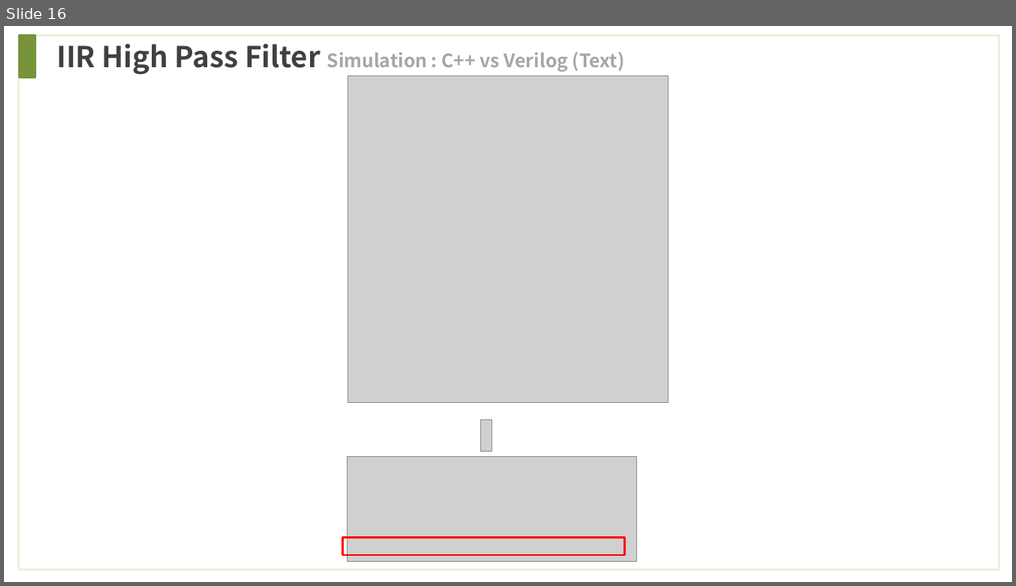
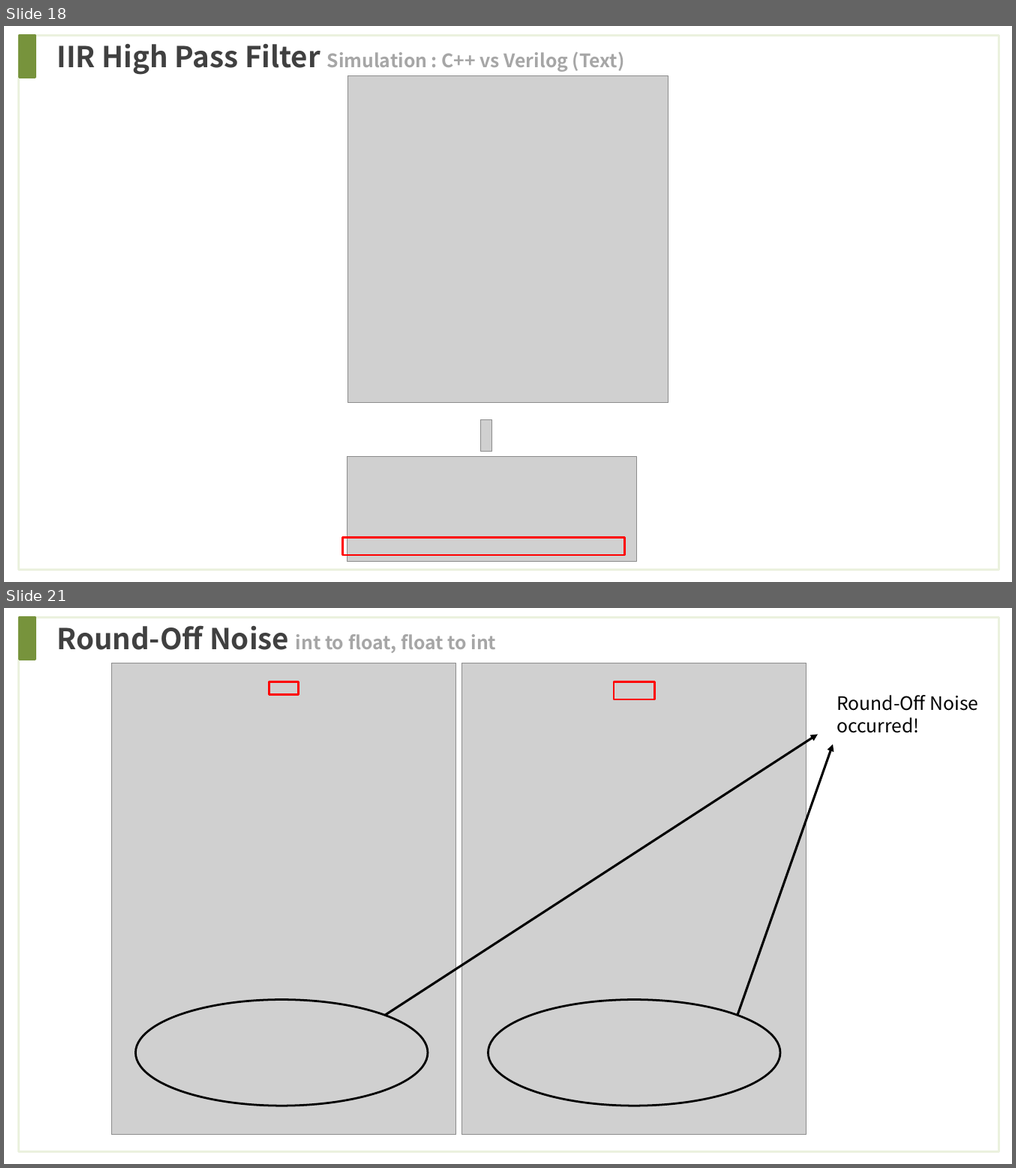
Before and after one commit to wjdwls0630/khu_sensor, a slide deck: reference/Filter/Filter_Test.pptx. Shown one above the other, each under a label of ours: slide 16 before the commit, slides 18 and 21 after it; the slides between them are not shown. The pictures are 1016x586 and 1016x1168 pixels, drawn with LibreOffice and Linux fonts; fonts in the diff are those of the drawing; grey boxes stand for pictures. Boxes give left, top, right and bottom in pixels: in the first picture for what was removed or moved away, otherwise in the second. Text is boxed around its words. In the diff, an @@ line names an element or a change of style, - is before the commit and + after.

```diff
--- a/reference/Filter/Filter_Test.pptx
+++ b/reference/Filter/Filter_Test.pptx
@@ slide 21 added at <box>4,608,1012,1164</box>, background #FFFFFF @@
@@ rectangle added at <box>18,617,998,1152</box>, outline #EBF1DE 2.25 pt @@
@@ rectangle added at <box>20,617,36,659</box>, fill #77933C, outline #77933C 2 pt @@
@@ text added at <box>56,625,497,653</box>, 18 pt, text #A6A6A6, bold @@
+Round-Off Noise int to float, float to int
@@ picture added at <box>111,663,456,1134</box> @@
@@ picture added at <box>462,663,806,1134</box> @@
@@ rectangle added at <box>269,682,298,695</box>, outline #FF0000 2 pt @@
@@ rectangle added at <box>614,682,654,700</box>, outline #FF0000 2 pt @@
@@ text added at <box>836,695,978,733</box>, 18 pt, text #000000 @@
+Round-Off Noise occurred!
@@ arrow added from (384, 1015) to (818, 734), #000000 2.25 pt @@
@@ arrow added from (738, 1015) to (833, 744), #000000 2.25 pt @@
@@ ellipse added at <box>135,1000,428,1106</box>, outline #000000 2 pt @@
@@ ellipse added at <box>488,1000,780,1106</box>, outline #000000 2 pt @@
@@ what was slide 16 is now slide 18 @@
```
Also in this commit, not shown: 2 slides changed, 5 other slides added, 3 slides removed, 1 other file.
